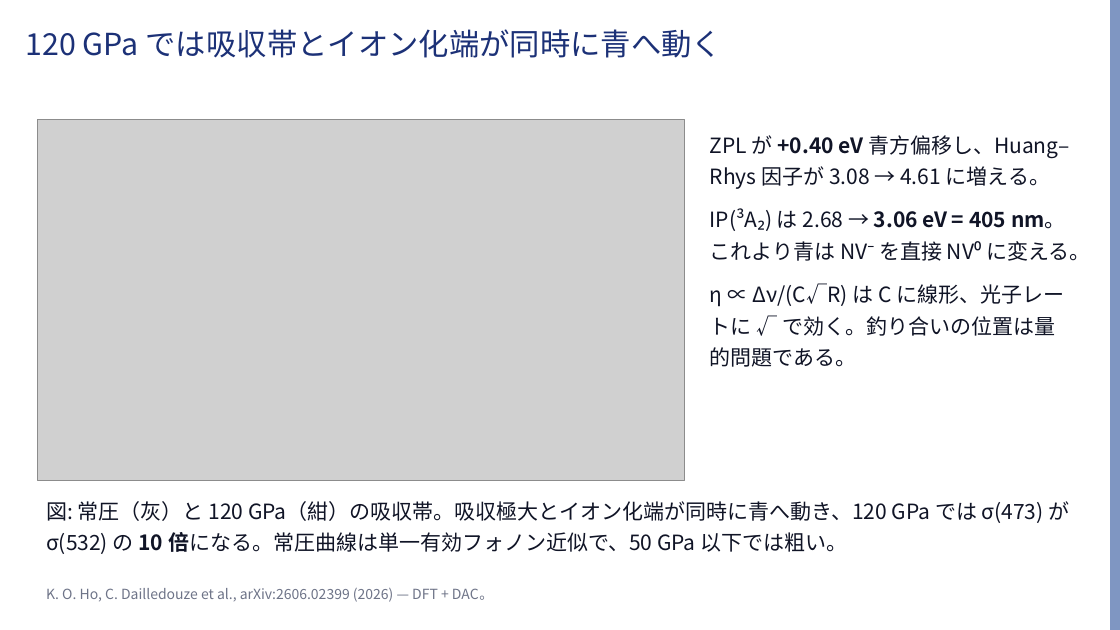
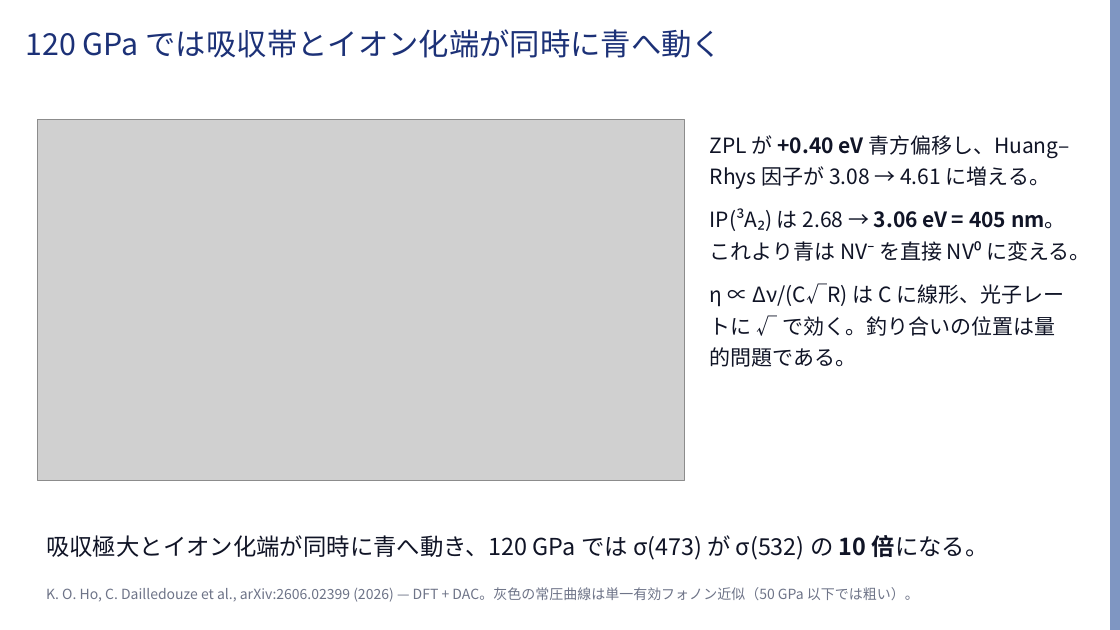
Before and after one commit to Risei412/ultra-high-pressure-ODMR, a slide deck: slide 4 of slides/odmr_473nm_talk.pptx. Drawn at 1120x630 pixels with LibreOffice and Linux fonts; fonts in the diff are those of the drawing; grey boxes stand for pictures; background and template pictures are left out. Boxes give left, top, right and bottom in pixels: in the first picture for what was removed or moved away, otherwise in the second. Text is boxed around its words. In the diff, an @@ line names an element or a change of style, - is before the commit and + after.

```diff
--- a/slides/odmr_473nm_talk.pptx
+++ b/slides/odmr_473nm_talk.pptx
@@ text at bbox=[46, 535, 989, 560]: text changed; size 18 to 20 pt @@
-図: 常圧（灰）と 120 GPa（紺）の吸収帯。吸収極大とイオン化端が同時に青へ動き、120 GPa では σ(473) が σ(532) の 10 倍になる。常圧曲線は単一有効フォノン近似で、50 GPa 以下では粗い。
+吸収極大とイオン化端が同時に青へ動き、120 GPa では σ(473) が σ(532) の 10 倍になる。
@@ text at bbox=[46, 587, 919, 602]: text changed @@
-K. O. Ho, C. Dailledouze et al., arXiv:2606.02399 (2026) — DFT + DAC。
+K. O. Ho, C. Dailledouze et al., arXiv:2606.02399 (2026) — DFT + DAC。灰色の常圧曲線は単一有効フォノン近似（50 GPa 以下では粗い）。
```
Also in this commit, not shown: 4 other slides changed, 2 other files.
